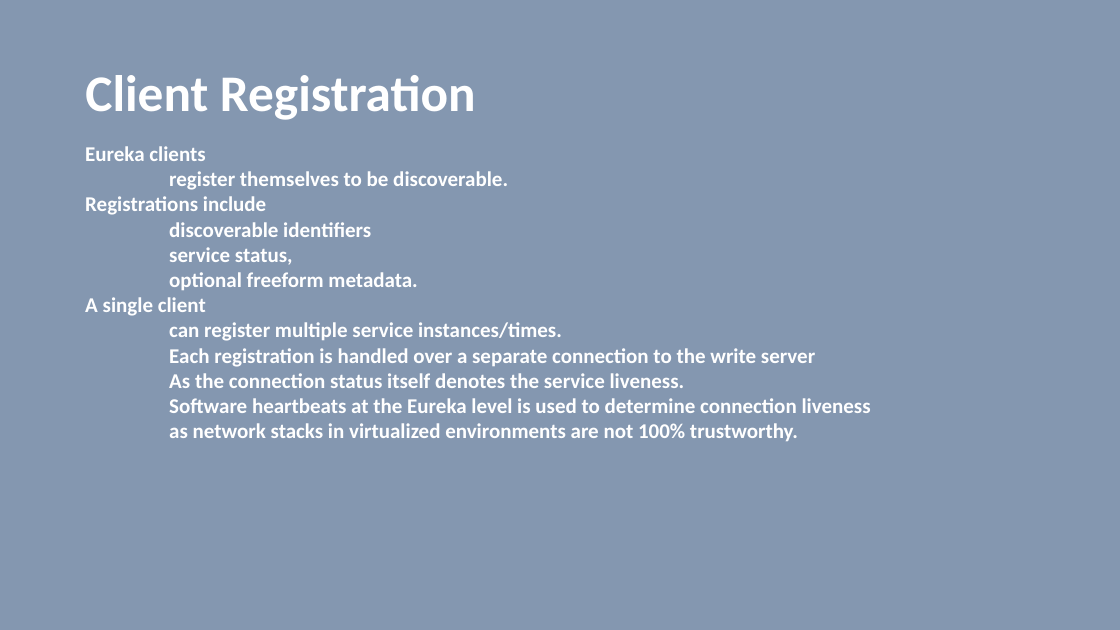
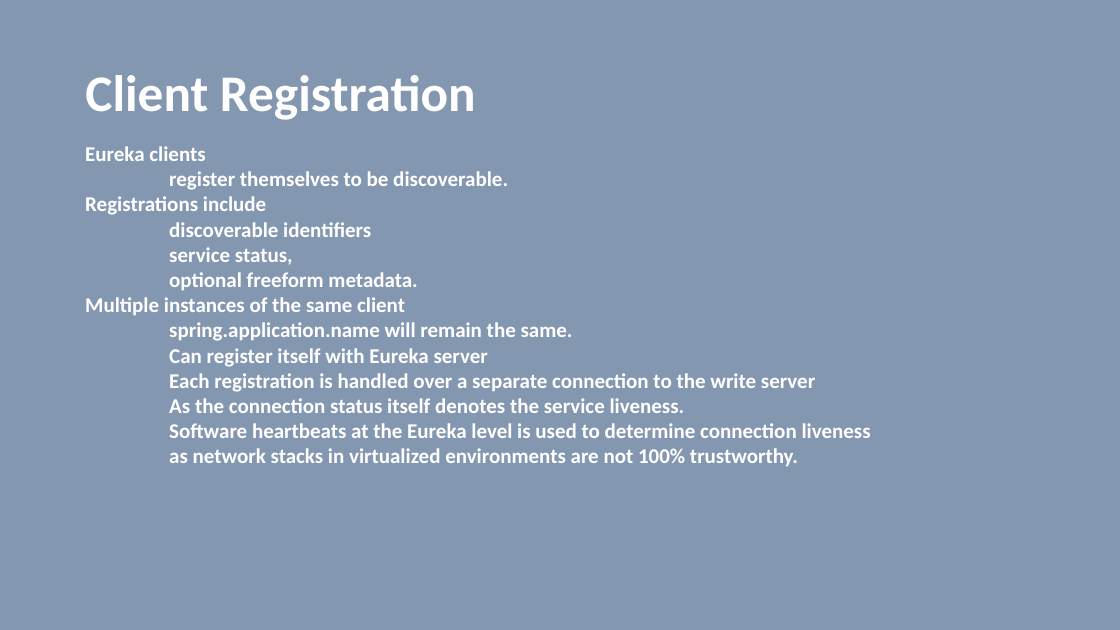
Before and after one commit to vilasvarghese/microservices, a slide deck: slide 12 of training/day3/Day3.pptx. Drawn at 1120x630 pixels with LibreOffice and Linux fonts; fonts in the diff are those of the drawing. Boxes give left, top, right and bottom in pixels: in the first picture for what was removed or moved away, otherwise in the second. Text is boxed around its words. In the diff, an @@ line names an element or a change of style, - is before the commit and + after.

```diff
--- a/training/day3/Day3.pptx
+++ b/training/day3/Day3.pptx
@@ text at (x1=85, y1=297, x2=573, y2=367): text changed @@
-A single client
-can register multiple service instances/times.
+Multiple instances of the same client
+spring.application.name will remain the same.
+Can register itself with Eureka server
```
Also in this commit, not shown: 2 other slides changed, 1 slide removed, 2 other files.
